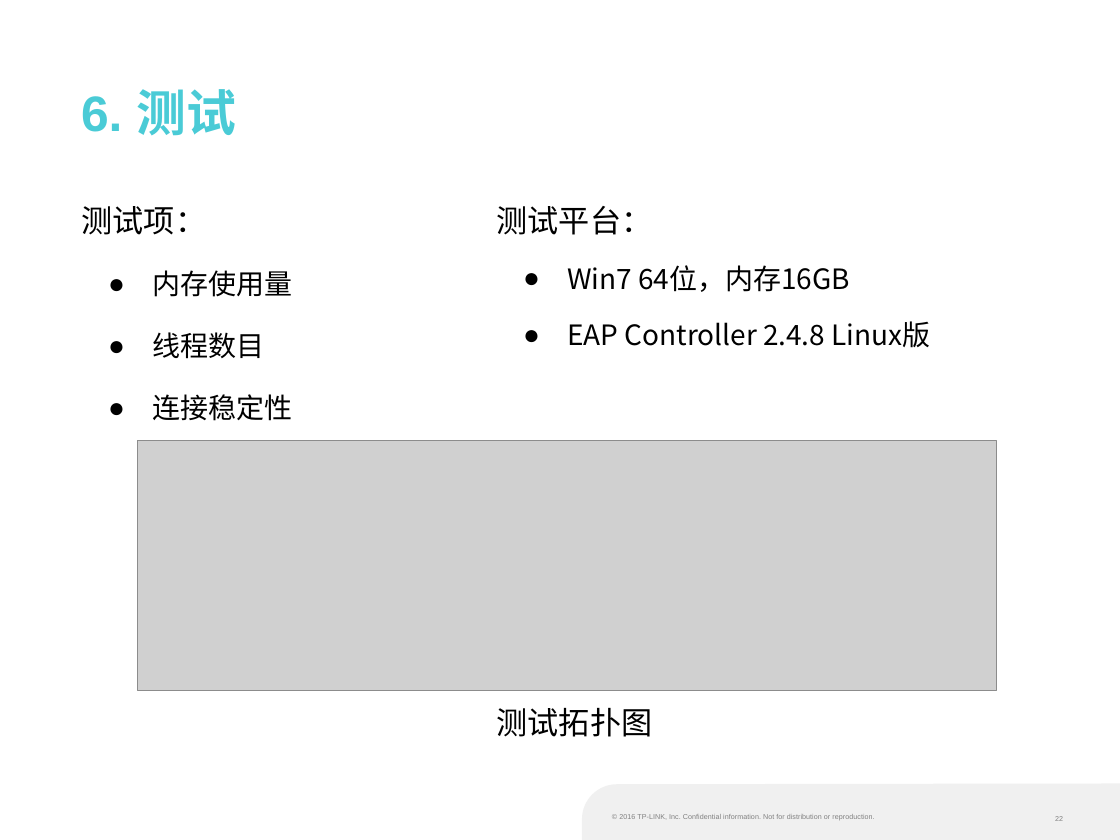
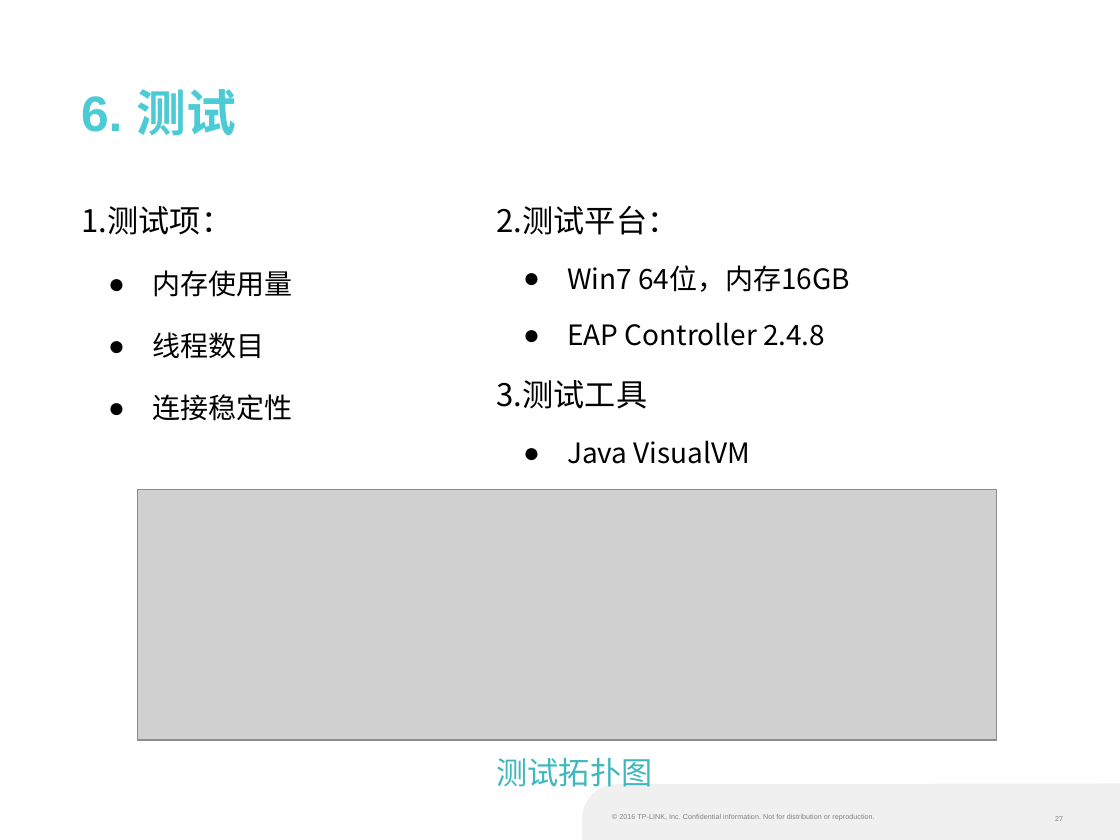
Before and after one commit to liufangri/eapsimulator, a slide deck: slide 27 of docs/培训课题/W10582孙晓宇.pptx (slide 22 before the commit). Drawn at 1120x840 pixels with LibreOffice and Linux fonts; fonts in the diff are those of the drawing; grey boxes stand for pictures; background and template pictures are left out. Boxes give left, top, right and bottom in pixels: in the first picture for what was removed or moved away, otherwise in the second. Text is boxed around its words. In the diff, an @@ line names an element or a change of style, - is before the commit and + after.

```diff
--- a/docs/培训课题/W10582孙晓宇.pptx
+++ b/docs/培训课题/W10582孙晓宇.pptx
@@ text at (82, 206, 233, 235): text changed @@
-  测试项：
+  1.测试项：
@@ text at (497, 206, 679, 235): text changed @@
-测试平台：
+2.测试平台：
@@ text at (497, 322, 825, 464): text changed @@
-  ● EAP Controller 2.4.8 Linux版
+  ● EAP Controller 2.4.8
+  3.测试工具
+  ● Java VisualVM
@@ picture: place and size @@
-picture at (138, 440, 997, 690)
+picture at (138, 489, 997, 739)
@@ text "测试拓扑图": place and size @@
-text "测试拓扑图" at (497, 708, 653, 737)
+text "测试拓扑图" at (497, 758, 653, 787)
@@ text "测试拓扑图" at (497, 758, 653, 787): text colour #000000 to #3EB8BE @@
```
Also in this commit, not shown: 16 other slides changed, 6 slides added, 1 slide removed, 6 other files.
